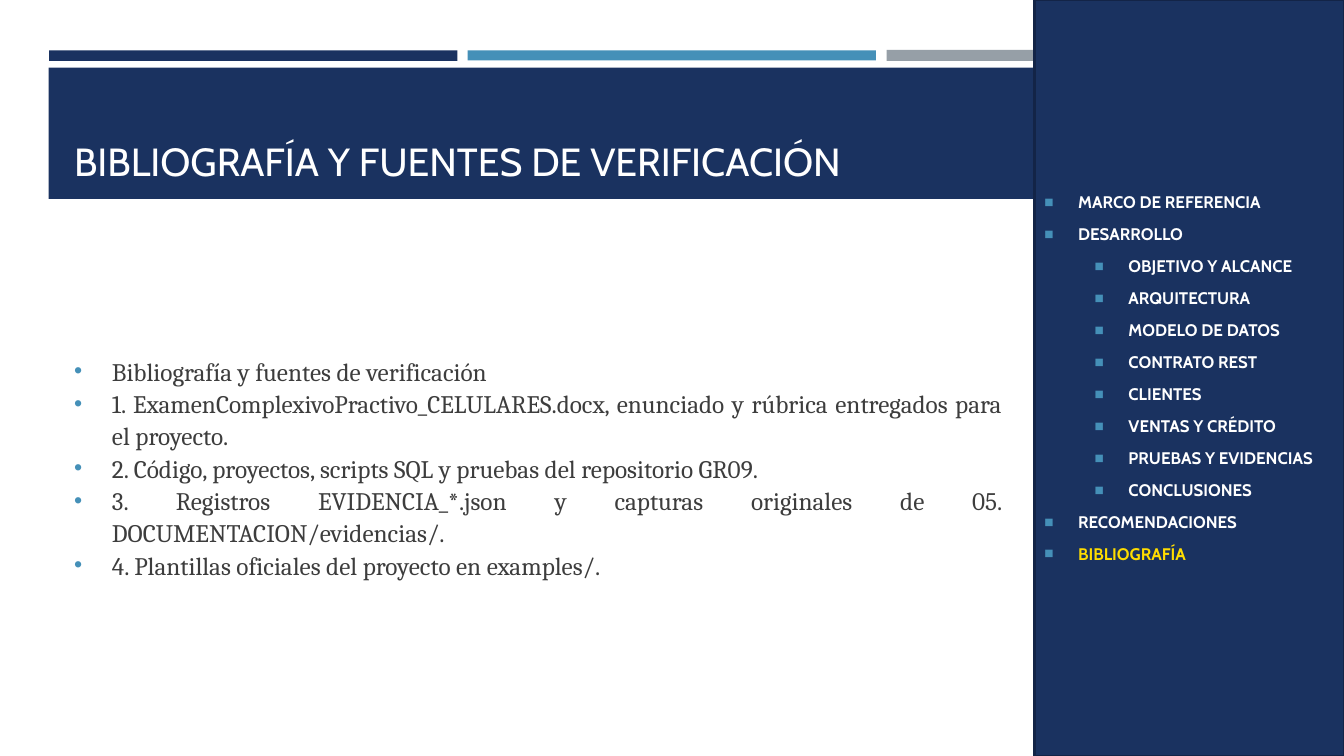
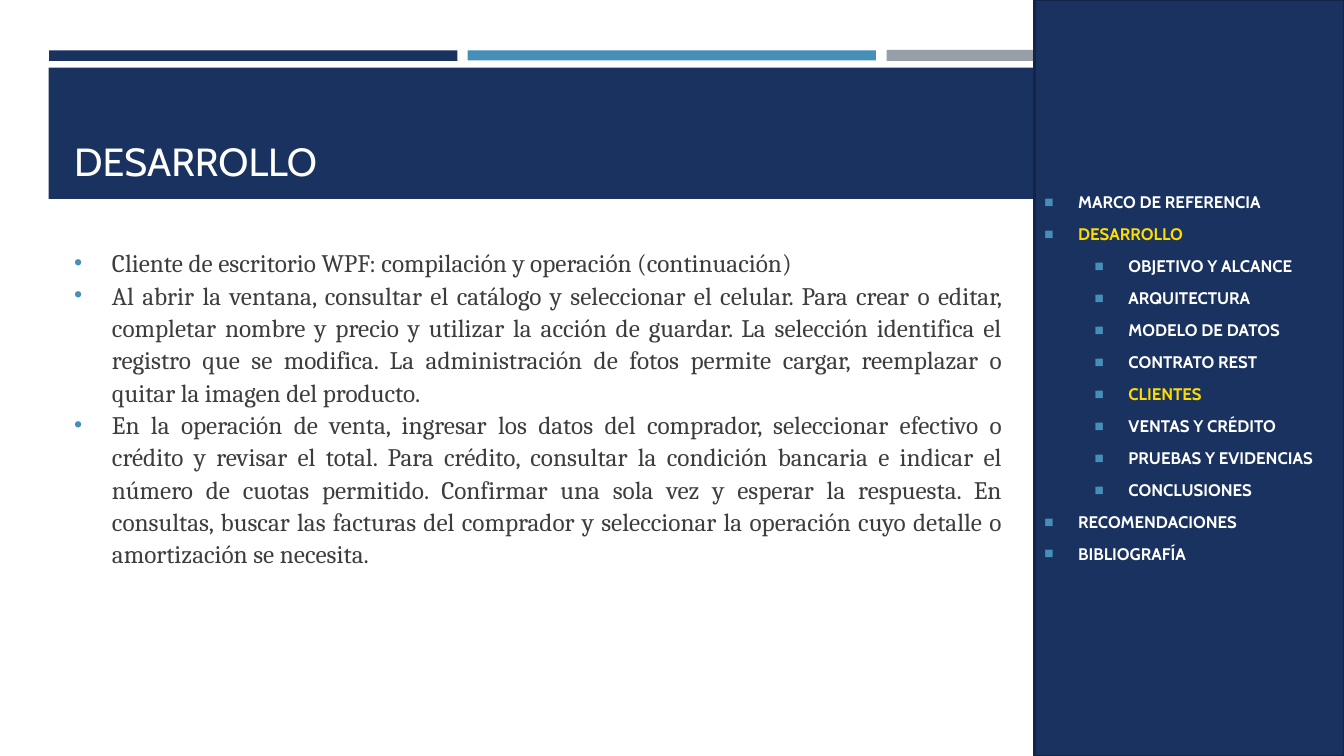
Before and after one commit to gamurigm/examen-arq-1, a slide deck: slide 96 of 05. DOCUMENTACION/02. PRESENTACION/PRESENTACION_CELULAR_BDDLOCAL_RESTFUL_DOTNET_GR09.pptx. Drawn at 1344x756 pixels with LibreOffice and Linux fonts; fonts in the diff are those of the drawing. Boxes give left, top, right and bottom in pixels: in the first picture for what was removed or moved away, otherwise in the second. Text is boxed around its words. In the diff, an @@ line names an element or a change of style, - is before the commit and + after.

```diff
--- a/05. DOCUMENTACION/02. PRESENTACION/PRESENTACION_CELULAR_BDDLOCAL_RESTFUL_DOTNET_GR09.pptx
+++ b/05. DOCUMENTACION/02. PRESENTACION/PRESENTACION_CELULAR_BDDLOCAL_RESTFUL_DOTNET_GR09.pptx
@@ title at (x1=74, y1=148, x2=317, y2=177): text changed @@
-BIBLIOGRAFÍA Y FUENTES DE VERIFICACIÓN
+DESARROLLO
@@ text in rectangle at (x1=1078, y1=228, x2=1201, y2=560): text colour #FFFFFF to #FFDC00 in "DESARROLLO", "CLIENTES"; text colour #FFDC00 to #FFFFFF in "BIBLIOGRAFÍA" @@
@@ text "Cliente de escritorio WPF: compilación ..." at (x1=112, y1=254, x2=1002, y2=564): vertical alignment middle to top @@
@@ text at (x1=112, y1=254, x2=1002, y2=564): text changed @@
-• Bibliografía y fuentes de verificación
-• 1. ExamenComplexivoPractivo_CELULARES.docx, enunciado y rúbrica entregados para el proyecto.
-• 2. Código, proyectos, scripts SQL y pruebas del repositorio GR09.
-• 3. Registros EVIDENCIA_*.json y capturas originales de 05. DOCUMENTACION/evidencias/.
-• 4. Plantillas oficiales del proyecto en examples/.
+• Cliente de escritorio WPF: compilación y operación (continuación)
+• Al abrir la ventana, consultar el catálogo y seleccionar el celular. Para crear o editar, completar nombre y precio y utilizar la acción de guardar. La selección identifica el registro que se modifica. La administración de fotos permite cargar, reemplazar o quitar la imagen del producto.
+• En la operación de venta, ingresar los datos del comprador, seleccionar efectivo o crédito y revisar el total. Para crédito, consultar la condición bancaria e indicar el número de cuotas permitido. Confirmar una sola vez y esperar la respuesta. En consultas, buscar las facturas del comprador y seleccionar la operación cuyo detalle o amortización se necesita.
```
Also in this commit, not shown: 91 other slides changed, 82 slides added, 1 slide removed, 4 other files.
